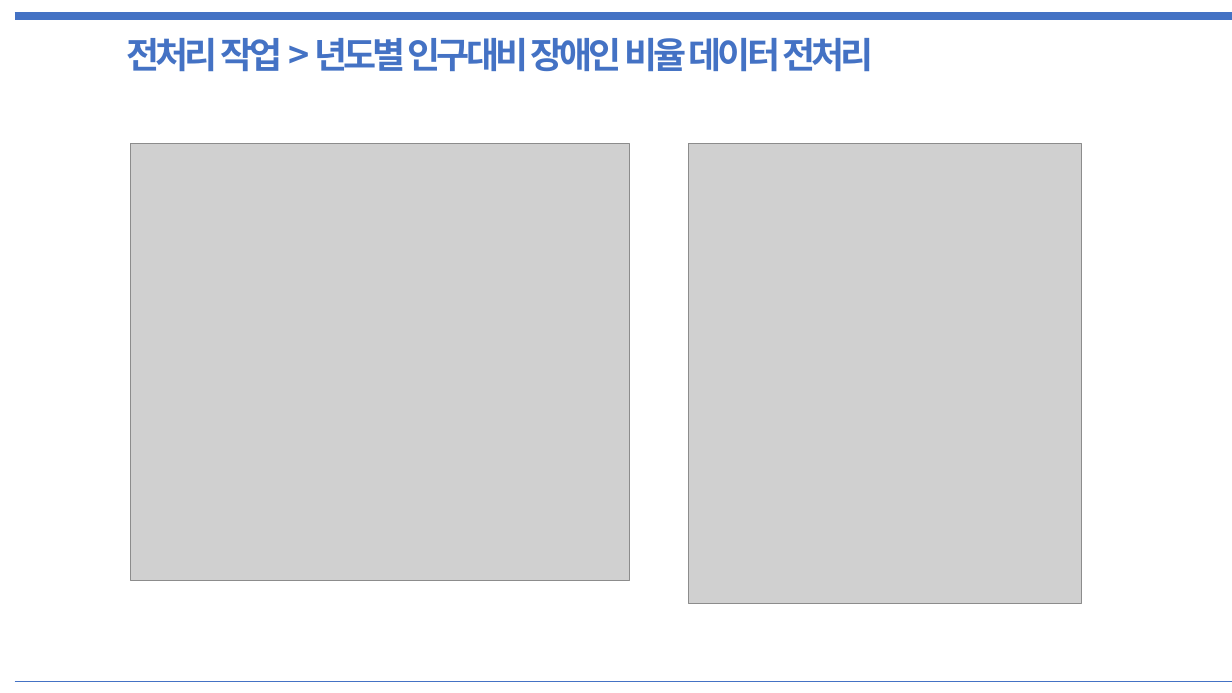
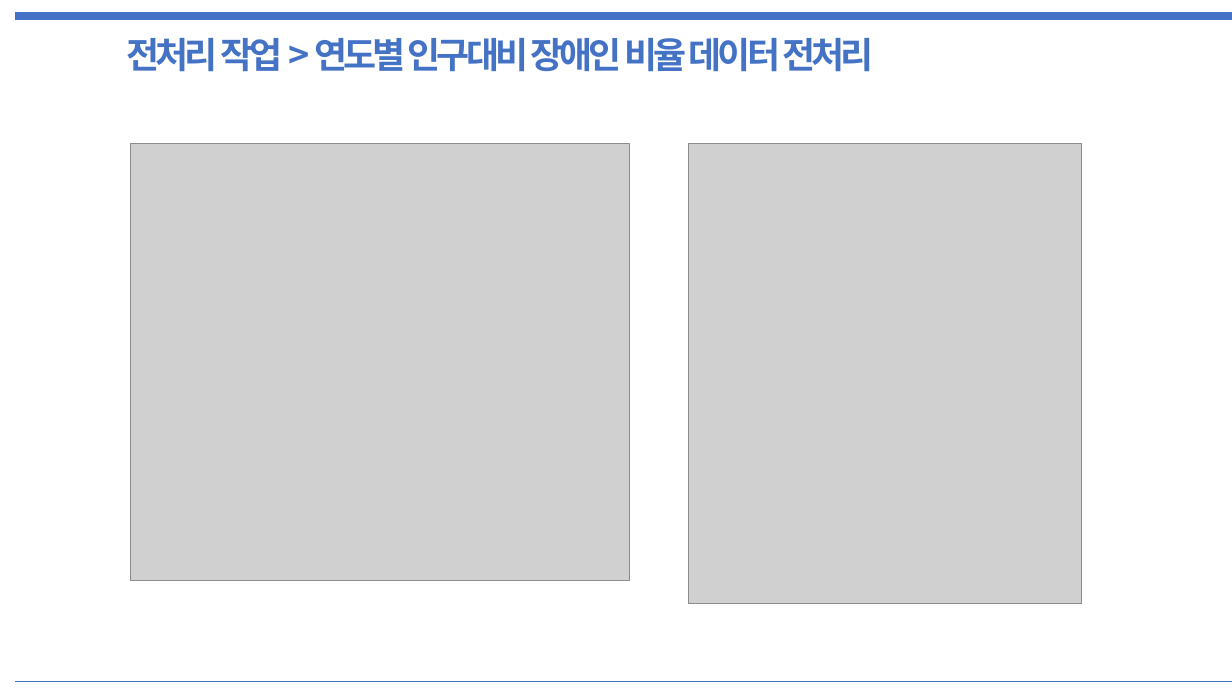
Before and after one commit to PaddingE/github_test, a slide deck: slide 9 of semi_project_final.pptx. Drawn at 1232x693 pixels with LibreOffice and Linux fonts; fonts in the diff are those of the drawing; grey boxes stand for pictures. Boxes give left, top, right and bottom in pixels: in the first picture for what was removed or moved away, otherwise in the second. Text is boxed around its words. In the diff, an @@ line names an element or a change of style, - is before the commit and + after.

```diff
--- a/semi_project_final.pptx
+++ b/semi_project_final.pptx
@@ text at [127, 38, 873, 72]: text changed @@
-전처리 작업 > 년도별 인구대비 장애인 비율 데이터 전처리
+전처리 작업 > 연도별 인구대비 장애인 비율 데이터 전처리
```
Also in this commit, not shown: 6 other slides changed.
